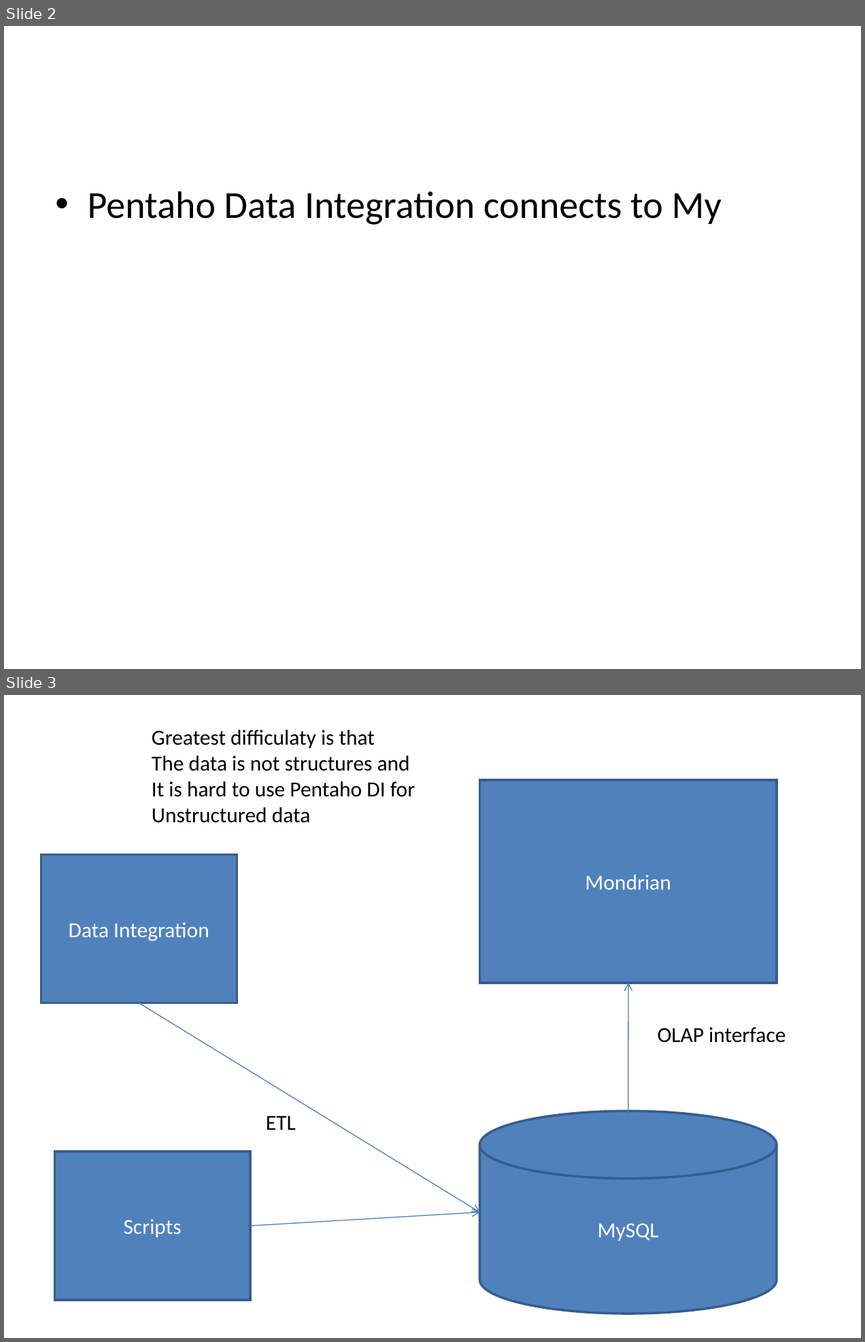
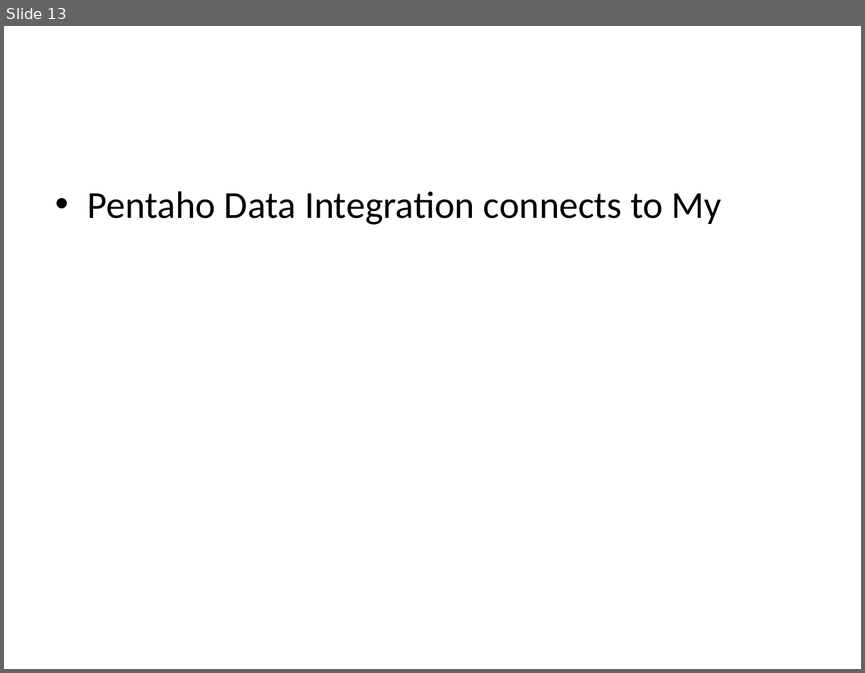
Before and after one commit to edvelezg/unb-dw, a slide deck: project/Presentation/Datawarehousing.ppt. Shown one above the other, each under a label of ours: slides 2 and 3 before the commit, slide 13 after it. The pictures are 865x1342 and 865x673 pixels, drawn with LibreOffice and Linux fonts; fonts in the diff are those of the drawing. Boxes give left, top, right and bottom in pixels: in the first picture for what was removed or moved away, otherwise in the second. Text is boxed around its words. In the diff, an @@ line names an element or a change of style, - is before the commit and + after.

```diff
--- a/project/Presentation/Datawarehousing.ppt
+++ b/project/Presentation/Datawarehousing.ppt
@@ slide 3 removed at [4,695,861,1338], background #FFFFFF @@
@@ text removed at [152,730,415,823] @@
-Greatest difficulaty is that
-The data is not structures and
-It is hard to use Pentaho DI for
-Unstructured data
@@ rectangle removed at [479,780,776,982] @@
-Mondrian
@@ rectangle removed at [41,854,236,1002] @@
-Data Integration
@@ arrow removed from (628, 1124) to (629, 983) @@
@@ arrow removed from (139, 1002) to (479, 1212) @@
@@ text removed at [657,1027,785,1042] @@
-OLAP interface
@@ text removed at [266,1115,296,1130] @@
-ETL
@@ cylinder removed at [479,1110,776,1312] @@
-MySQL
@@ rectangle removed at [54,1151,250,1299] @@
-Scripts
@@ arrow removed from (250, 1225) to (479, 1212) @@
@@ what was slide 2 is now slide 13 @@
```
Also in this commit, not shown: 12 slides added, 2 other slides removed.
